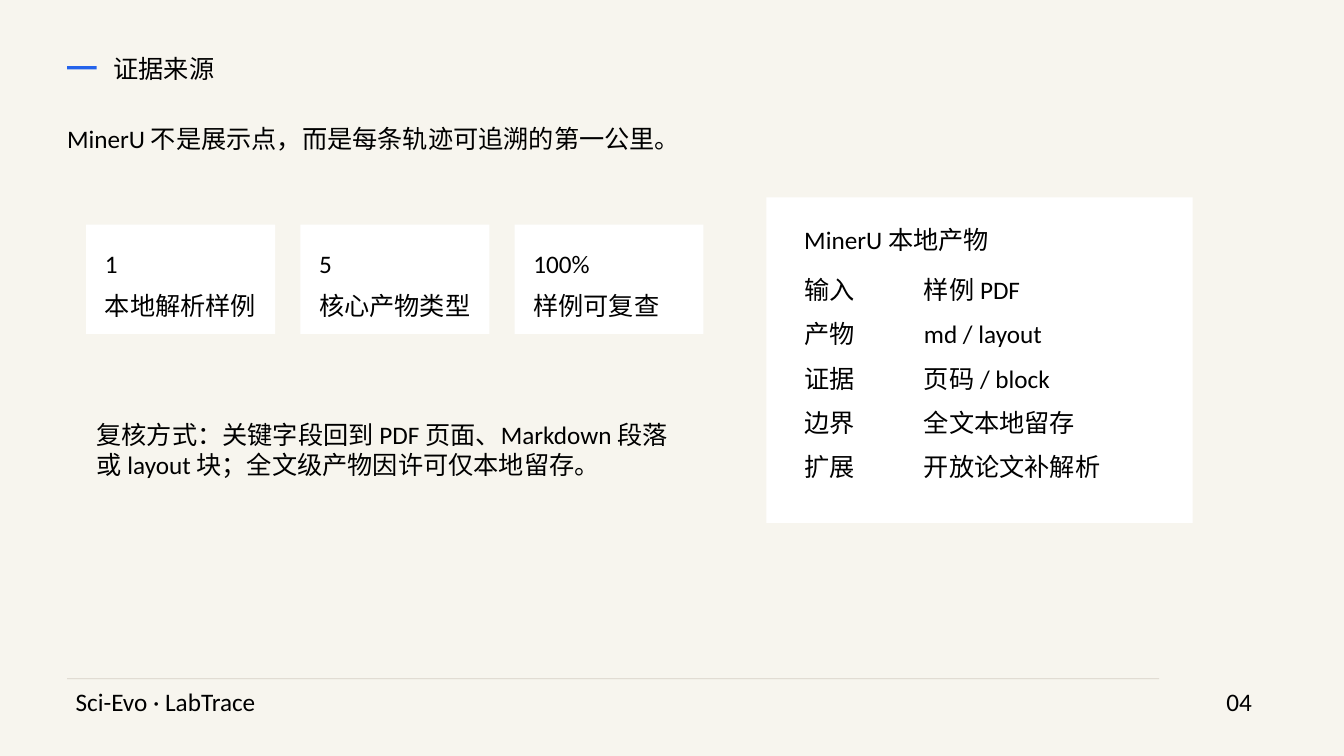
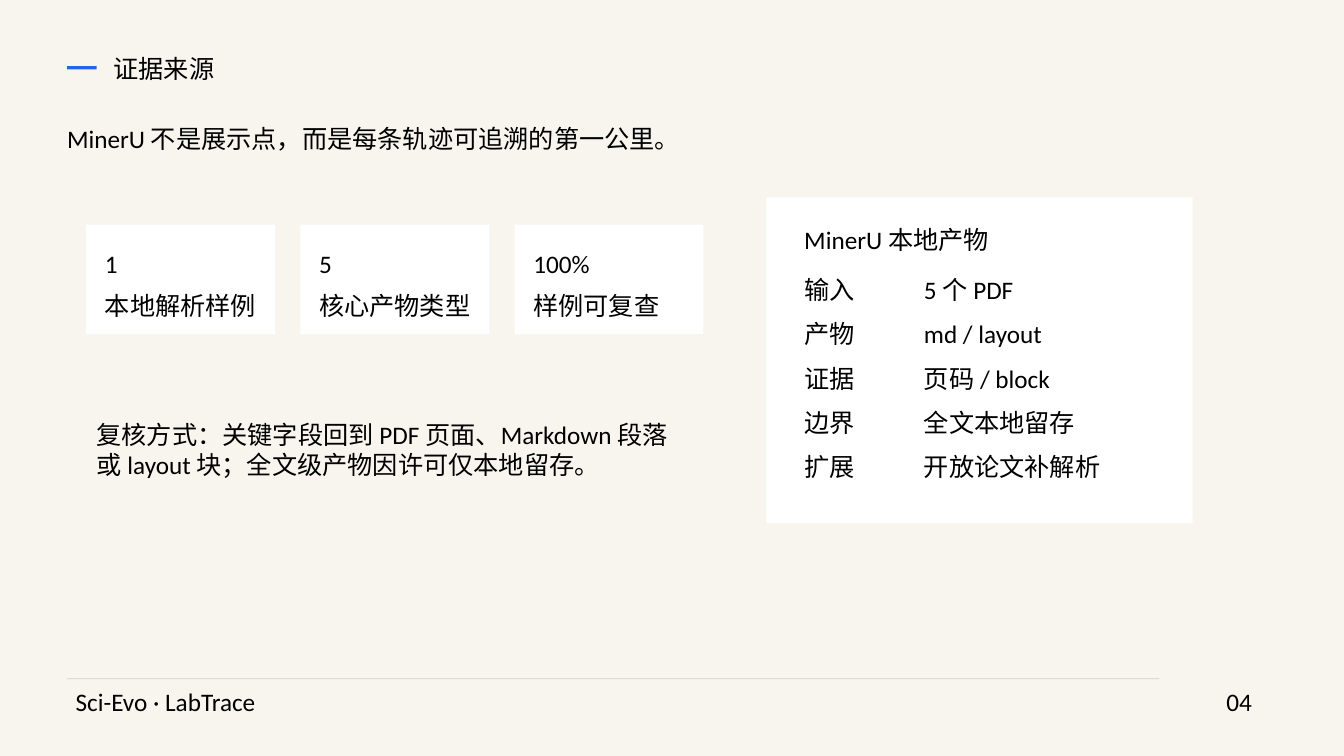
Before and after one commit to medisean/Sci-Evo-LabTrace, a slide deck: slide 4 of outputs/submission_pack/deliverables/scievo_labtrace_overview.pptx. Drawn at 1344x756 pixels with LibreOffice and Linux fonts; fonts in the diff are those of the drawing. Boxes give left, top, right and bottom in pixels: in the first picture for what was removed or moved away, otherwise in the second. Text is boxed around its words. In the diff, an @@ line names an element or a change of style, - is before the commit and + after.

```diff
--- a/outputs/submission_pack/deliverables/scievo_labtrace_overview.pptx
+++ b/outputs/submission_pack/deliverables/scievo_labtrace_overview.pptx
@@ text at [924, 278, 1013, 301]: text changed @@
-样例 PDF
+5 个 PDF
```
Also in this commit, not shown: 4 other slides changed, 23 other files.
